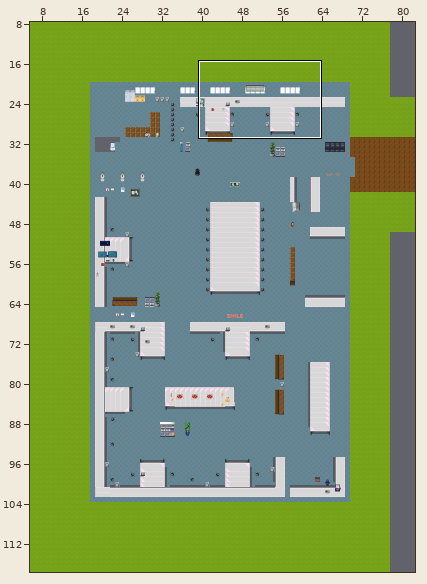
Two versions of a level (Tiled map (JSON), maps/grenoble_agency.json). The first picture is a wide view before the edit; the outline marks the close-up.
Close-up. Old version:
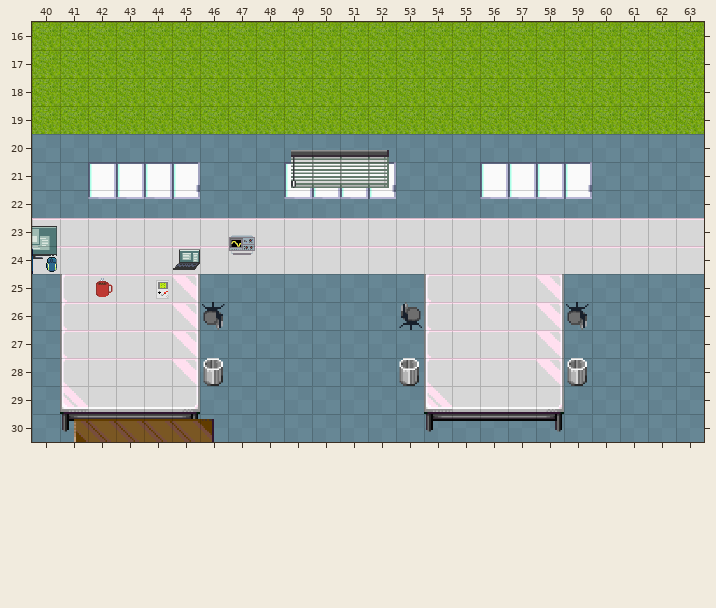
Cells are 32x32 px. Shown: x 40..63, y 16..30. The commit also changed other parts of the map, which this record leaves out. Not drawn, because the pictures are missing: unchanged layer "ground 2".
The result:
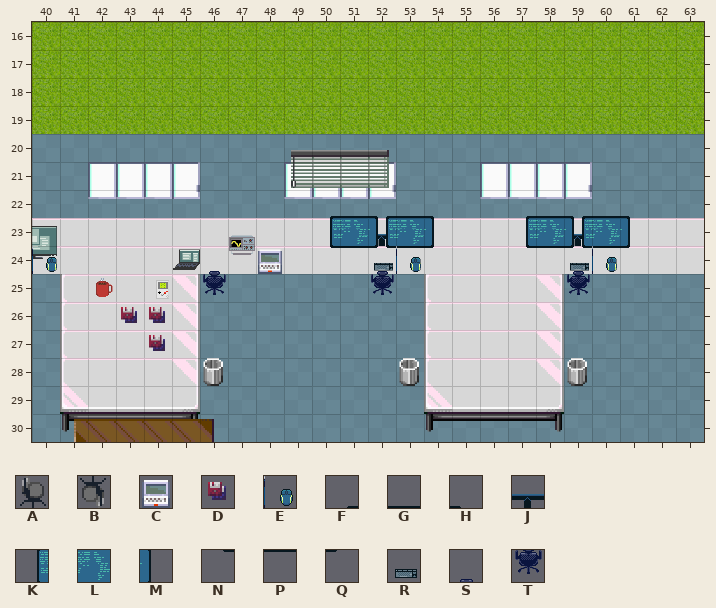
Key: from "office_1": A 114, B 114 turned 180, C 135, D 241; from "stuff": E 15, F 16, G 17, H 18, J 20, K 48, L 49, M 50, N 80, P 81, Q 82, R 209, S 296, T 328.
_ is an empty cell.
The edit:
Layer "layer 1":
y 26: x 46 B -> _; x 53 A -> _; x 59 B -> _
Layer "layer 2":
y 24: x 46 _ -> S; x 52 _ -> S; x 59 _ -> S
y 25: x 46 _ -> T; x 52 _ -> T; x 59 _ -> T
Layer "abovePlayer 1":
y 23: x 52 _ -> J; x 59 _ -> J
Layer "abovePlayer 2":
y 22: x 50..52 ___ -> FGH; x 57..59 ___ -> FGH
y 23: x 50..52 ___ -> KLM; x 57..59 ___ -> KLM
y 24: x 50..52 ___ -> NPQ; x 57..59 ___ -> NPQ
Layer "abovePlayer 3":
y 22: x 52..54 ___ -> FGH; x 59..61 ___ -> FGH
y 23: x 52..54 ___ -> KLM; x 59..61 ___ -> KLM
y 24: x 52..54 ___ -> NPQ; x 59..61 ___ -> NPQ
Layer "abovePlayer 4":
y 24: x 48 _ -> C; x 52..53 __ -> RE; x 59..60 __ -> RE
y 26: x 43..44 __ -> DD
y 27: x 44 _ -> D
